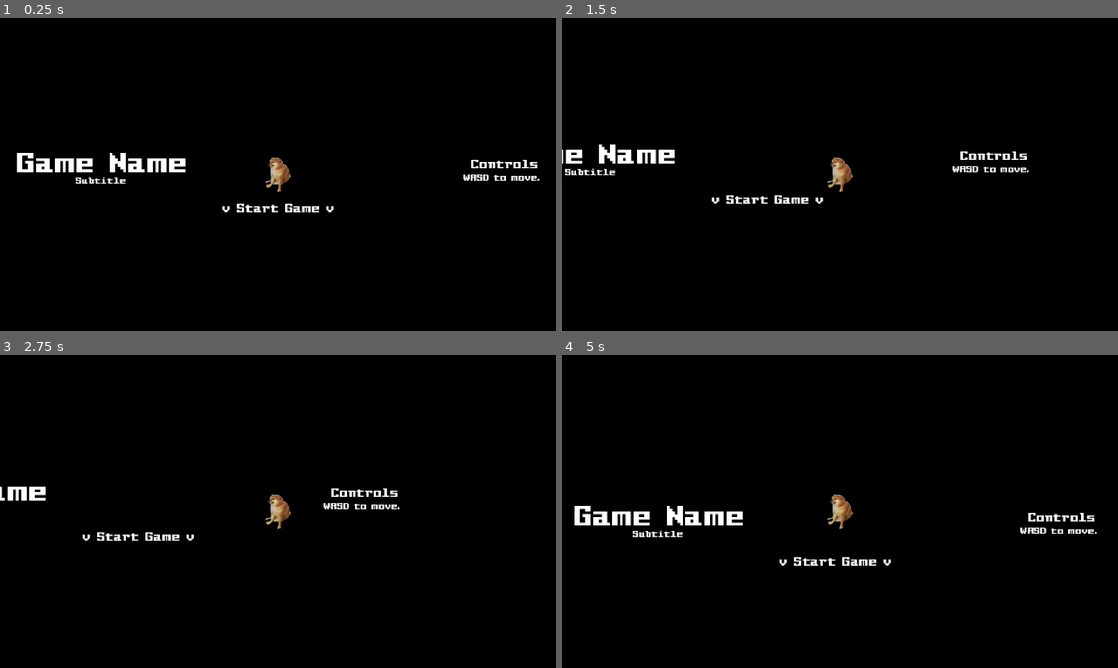
Above: before the commit, frames 1-4 (two rows, left to right).
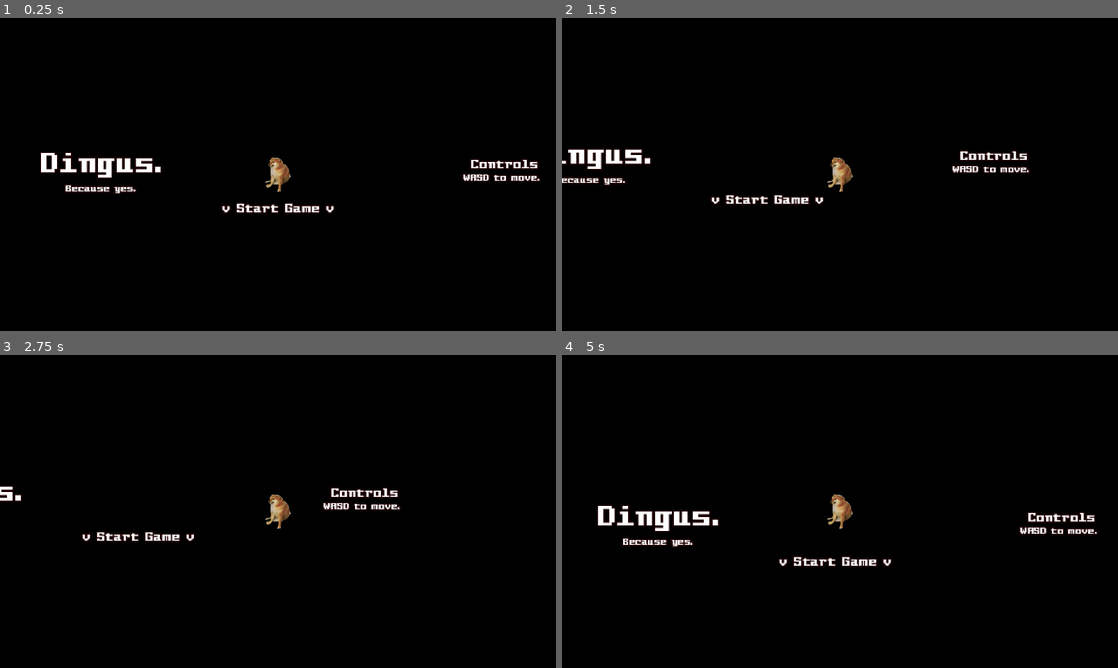
Above: after the commit, the same moments.

Repository: snoutibur-academic/Dingy-Dungeon-Game
Game: Godot game, scene res://Scenes/Main/Main.tscn
Same seed, same stepped clock (60 frames per second), same inputs: the game is played once before the commit and once after it.
Inputs:
- Up to frame 1 (0.25 s): no input
- Up to frame 2 (1.5 s): tap Enter at 0.5 s; hold D (right) 0.53-1.28 s; hold S (down) from 1.28 s (still down)
- Up to frame 3 (2.75 s): tap Space at 2 s; release S (down) at 2.03 s; hold D (right) from 2.03 s (still down)
- Up to frame 4 (5 s): release D (right) at 2.78 s; hold W (up) 2.78-3.53 s; tap Enter at 3.5 s; hold A (left) from 3.53 s (still down)

The runs differ from the first frame. In frame 1, 2.0% of the frame differs, in the area x 3-98%, y 42-63%; in frame 2, 1.5%; in frame 3, 0.7%; in frame 4, 2.0%.

Commit message:
Too much changes
Added .godot to GitIgnore.
Theme changes.
More comments in script files.
Player move speed increased.
Room level label added.
Renamed worlds folder to levels

Diff:
--- a/GlobalScripts/Game.gd
+++ b/GlobalScripts/Game.gd
@@ -2,3 +2,5 @@
 
 var playerHP = 100
 var playerMaxHP = 100
+
+var room = 0
--- a/Player/HUD.gd
+++ b/Player/HUD.gd
@@ -8,3 +8,4 @@
 # Called every frame. ' delta' is the elapsed time since the previous frame.
 func _process(delta):
 	$HealthLabel.text = "HP: " + str(Game.playerHP) + " / " + str(Game.playerMaxHP)
+	$RoomNumberLbl.text = str(Game.room)
--- a/Player/HUD.tscn
+++ b/Player/HUD.tscn
@@ -20,3 +20,23 @@
 text = "HealthLabel"
 horizontal_alignment = 1
 vertical_alignment = 1
+
+[node name="RoomNumberLbl" type="Label" parent="."]
+anchors_preset = 3
+anchor_left = 1.0
+anchor_top = 1.0
+anchor_right = 1.0
+anchor_bottom = 1.0
+offset_left = -184.0
+offset_top = -170.0
+offset_right = -24.0
+offset_bottom = -26.0
+grow_horizontal = 0
+grow_vertical = 0
+theme = ExtResource("1_5xnaw")
+theme_override_font_sizes/font_size = 36
+text = "rm#"
+horizontal_alignment = 1
+vertical_alignment = 1
+autowrap_mode = 3
+clip_text = true
--- a/Player/Player.gd
+++ b/Player/Player.gd
@@ -1,15 +1,11 @@
 extends CharacterBody2D
 
-@export var move_speed = 100
+@export var move_speed = 150
 @onready var anim = $AnimatedSprite2D
 
 # Called when the node enters the scene tree for the first time.
 func _ready():
 	# anim.play("idle")
-	pass
-
-# Called every frame. 'delta' is the elapsed time since the previous frame.
-func _process(delta):
 	pass
 
 func _physics_process(delta):
@@ -33,6 +29,5 @@
 	# elif inDir == 1:
 	# 	anim.flip_h = false
 
-
 func death():
 	pass
--- a/Scenes/Death/Death.gd
+++ b/Scenes/Death/Death.gd
@@ -6,11 +6,6 @@
 	pass # Replace with function body.
 
 
-# Called every frame. 'delta' is the elapsed time since the previous frame.
-func _process(delta):
-	pass
-
-
 func _on_main_menu_pressed():
 	Game.playerHP = 100
 	get_tree().change_scene_to_file("res://Scenes/Main/Main.tscn")
--- a/Scenes/World/World.gd
+++ b/Scenes/Levels/DebugLevel.gd
@@ -3,14 +3,9 @@
 
 # Called when the node enters the scene tree for the first time.
 func _ready():
-	pass # Replace with function body.
+	Game.room = "TstLvl"
 
-
-# Called every frame. 'delta' is the elapsed time since the previous frame.
-func _process(delta):
-	pass
-
-
+# Debug/Test Hurt Button
 func _on_hurt_me_pressed():
 	print("Debug Hurt pressed.")
 	Game.playerHP -= 10
--- /dev/null
+++ b/Scenes/Levels/DebugLevel.tscn
@@ -0,0 +1,27 @@
+[gd_scene load_steps=6 format=3 uid="uid://dwi3kuv7gn0hi"]
+
+[ext_resource type="Script" path="res://Scenes/Levels/DebugLevel.gd" id="1_nb6hj"]
+[ext_resource type="Texture2D" uid="uid://b10o65ug3nhhh" path="res://Theme/SplashImg.png" id="2_pcx7k"]
+[ext_resource type="PackedScene" uid="uid://r4cyijexe6ga" path="res://Player/Player.tscn" id="3_wfh8h"]
+[ext_resource type="PackedScene" uid="uid://hj0lanaxubde" path="res://Player/HUD.tscn" id="4_pq4yi"]
+[ext_resource type="Theme" uid="uid://b2uy38s86fu5v" path="res://Theme/Main.tres" id="5_0t6ni"]
+
+[node name="World" type="Node2D"]
+script = ExtResource("1_nb6hj")
+
+[node name="SplashImg" type="Sprite2D" parent="."]
+texture = ExtResource("2_pcx7k")
+
+[node name="CharacterBody2D" parent="." instance=ExtResource("3_wfh8h")]
+
+[node name="HUD" parent="." instance=ExtResource("4_pq4yi")]
+
+[node name="HurtMe" type="Button" parent="."]
+offset_left = 33.0
+offset_top = 34.0
+offset_right = 206.0
+offset_bottom = 69.0
+theme = ExtResource("5_0t6ni")
+text = "(debug) Hurt"
+
+[connection signal="pressed" from="HurtMe" to="." method="_on_hurt_me_pressed"]
--- a/Scenes/Main/Main.tscn
+++ b/Scenes/Main/Main.tscn
@@ -1,45 +1,58 @@
-[gd_scene load_steps=8 format=3 uid="uid://c2758mxkkjegq"]
+[gd_scene load_steps=10 format=3 uid="uid://c2758mxkkjegq"]
 
 [ext_resource type="Script" path="res://Scenes/Main/MainScene.gd" id="1_fobvs"]
 [ext_resource type="Theme" uid="uid://b2uy38s86fu5v" path="res://Theme/Main.tres" id="2_ngmpq"]
 [ext_resource type="PackedScene" uid="uid://r4cyijexe6ga" path="res://Player/Player.tscn" id="3_thvi0"]
 
 [sub_resource type="RectangleShape2D" id="RectangleShape2D_yps31"]
-size = Vector2(591.938, 11.5)
+size = Vector2(415, 37.75)
 
 [sub_resource type="RectangleShape2D" id="RectangleShape2D_4dmtf"]
 size = Vector2(417, 11.5)
 
 [sub_resource type="RectangleShape2D" id="RectangleShape2D_8eshy"]
-size = Vector2(14, 98)
+size = Vector2(14, 112)
+
+[sub_resource type="RectangleShape2D" id="RectangleShape2D_378ev"]
+size = Vector2(14, 179)
 
 [sub_resource type="RectangleShape2D" id="RectangleShape2D_jjuu5"]
 size = Vector2(163.75, 22.75)
+
+[sub_resource type="RectangleShape2D" id="RectangleShape2D_k3in8"]
+size = Vector2(164, 25)
 
 [node name="Main" type="Node2D"]
 script = ExtResource("1_fobvs")
 
 [node name="Title" type="Label" parent="."]
-offset_left = -354.0
+offset_left = -360.0
 offset_top = -49.0
-offset_right = -100.0
+offset_right = -96.0
 offset_bottom = 19.0
 theme = ExtResource("2_ngmpq")
 theme_type_variation = &"HeaderLarge"
 theme_override_font_sizes/font_size = 36
-text = "Game Name"
+text = "Dingus."
 horizontal_alignment = 1
 vertical_alignment = 1
 
 [node name="Subtitle" type="Label" parent="Title"]
-layout_mode = 0
-offset_left = 16.0
-offset_top = 49.0
-offset_right = 235.0
-offset_bottom = 95.0
+layout_mode = 1
+anchors_preset = -1
+anchor_left = 0.5
+anchor_top = 0.61
+anchor_right = 0.5
+anchor_bottom = 0.61
+offset_left = -132.0
+offset_top = 17.52
+offset_right = 131.0
+offset_bottom = 47.52
+grow_horizontal = 2
+grow_vertical = 2
 theme = ExtResource("2_ngmpq")
 theme_override_font_sizes/font_size = 12
-text = "Subtitle"
+text = "Because yes."
 horizontal_alignment = 1
 
 [node name="TutorialLabel" type="Label" parent="."]
@@ -69,7 +82,7 @@
 [node name="StartAreaBounds" type="StaticBody2D" parent="."]
 
 [node name="CollisionShape2D" type="CollisionShape2D" parent="StartAreaBounds"]
-position = Vector2(201.031, -49)
+position = Vector2(289.5, -62.125)
 shape = SubResource("RectangleShape2D_yps31")
 
 [node name="CollisionShape2D4" type="CollisionShape2D" parent="StartAreaBounds"]
@@ -77,8 +90,13 @@
 shape = SubResource("RectangleShape2D_4dmtf")
 
 [node name="CollisionShape2D3" type="CollisionShape2D" parent="StartAreaBounds"]
-position = Vector2(-89, -5)
+position = Vector2(-89, -12)
 shape = SubResource("RectangleShape2D_8eshy")
+
+[node name="CollisionShape2D5" type="CollisionShape2D" parent="StartAreaBounds"]
+position = Vector2(-6, -74)
+rotation = -1.57079
+shape = SubResource("RectangleShape2D_378ev")
 
 [node name="StartPlayerDetection" type="Area2D" parent="."]
 
@@ -96,4 +114,20 @@
 horizontal_alignment = 1
 vertical_alignment = 1
 
+[node name="Settings" type="Area2D" parent="."]
+
+[node name="CollisionShape2D" type="CollisionShape2D" parent="Settings"]
+position = Vector2(0, -55.5)
+shape = SubResource("RectangleShape2D_k3in8")
+
+[node name="SettingsLabel" type="Label" parent="Settings"]
+offset_left = -83.0
+offset_top = -65.0
+offset_right = 82.0
+offset_bottom = -45.0
+theme = ExtResource("2_ngmpq")
+theme_override_font_sizes/font_size = 11
+horizontal_alignment = 1
+vertical_alignment = 1
+
 [connection signal="body_entered" from="StartPlayerDetection" to="." method="_on_start_player_detection_body_entered"]
--- a/Scenes/Main/MainScene.gd
+++ b/Scenes/Main/MainScene.gd
@@ -1,16 +1,10 @@
 extends Node2D
-
 
 # Called when the node enters the scene tree for the first time.
 func _ready():
 	pass # Replace with function body.
 
-
-# Called every frame. 'delta' is the elapsed time since the previous frame.
-func _process(delta):
-	pass
-
+# Start Game area
 func _on_start_player_detection_body_entered(body:Node2D):
 	if body.name == "Player":
-		get_tree().change_scene_to_file(("res:///Scenes/World/world.tscn"))
-		print("Changing to world scene")
+		get_tree().change_scene_to_file(("res:///Scenes/Levels/DebugLevel.tscn"))
--- a/Scenes/World/World.tscn
+++ /dev/null
@@ -1,27 +0,0 @@
-[gd_scene load_steps=6 format=3 uid="uid://dwi3kuv7gn0hi"]
-
-[ext_resource type="PackedScene" uid="uid://r4cyijexe6ga" path="res://Player/Player.tscn" id="1_c78c6"]
-[ext_resource type="Script" path="res://Scenes/World/World.gd" id="1_cs6gr"]
-[ext_resource type="PackedScene" uid="uid://hj0lanaxubde" path="res://Player/HUD.tscn" id="2_a48jg"]
-[ext_resource type="Texture2D" uid="uid://b10o65ug3nhhh" path="res://Theme/SplashImg.png" id="3_ns2uy"]
-[ext_resource type="Theme" uid="uid://b2uy38s86fu5v" path="res://Theme/Main.tres" id="4_kdgdw"]
-
-[node name="World" type="Node2D"]
-script = ExtResource("1_cs6gr")
-
-[node name="SplashImg" type="Sprite2D" parent="."]
-texture = ExtResource("3_ns2uy")
-
-[node name="CharacterBody2D" parent="." instance=ExtResource("1_c78c6")]
-
-[node name="HUD" parent="." instance=ExtResource("2_a48jg")]
-
-[node name="HurtMe" type="Button" parent="."]
-offset_left = 41.0
-offset_top = 39.0
-offset_right = 206.0
-offset_bottom = 69.0
-theme = ExtResource("4_kdgdw")
-text = "(debug) Hurt"
-
-[connection signal="pressed" from="HurtMe" to="." method="_on_hurt_me_pressed"]
--- a/Theme/Main.tres
+++ b/Theme/Main.tres
@@ -4,5 +4,16 @@
 
 [resource]
 default_font = ExtResource("1_acbr5")
+Button/colors/font_color = Color(1, 1, 1, 1)
 Fonts/fonts/large = ExtResource("1_acbr5")
 Fonts/fonts/normal = ExtResource("1_acbr5")
+Label/colors/font_color = Color(1, 1, 1, 1)
+Label/colors/font_outline_color = Color(0.113725, 0, 0, 1)
+Label/colors/font_shadow_color = Color(0, 0, 0, 0.572549)
+Label/constants/line_spacing = 0
+Label/constants/outline_size = 7
+Label/constants/shadow_offset_x = 0
+Label/constants/shadow_offset_y = 0
+Label/constants/shadow_outline_size = 0
+Label/font_sizes/font_size = 16
+Label/styles/normal = null
Not shown, changed: .gitignore
Not shown, changed: README.md
